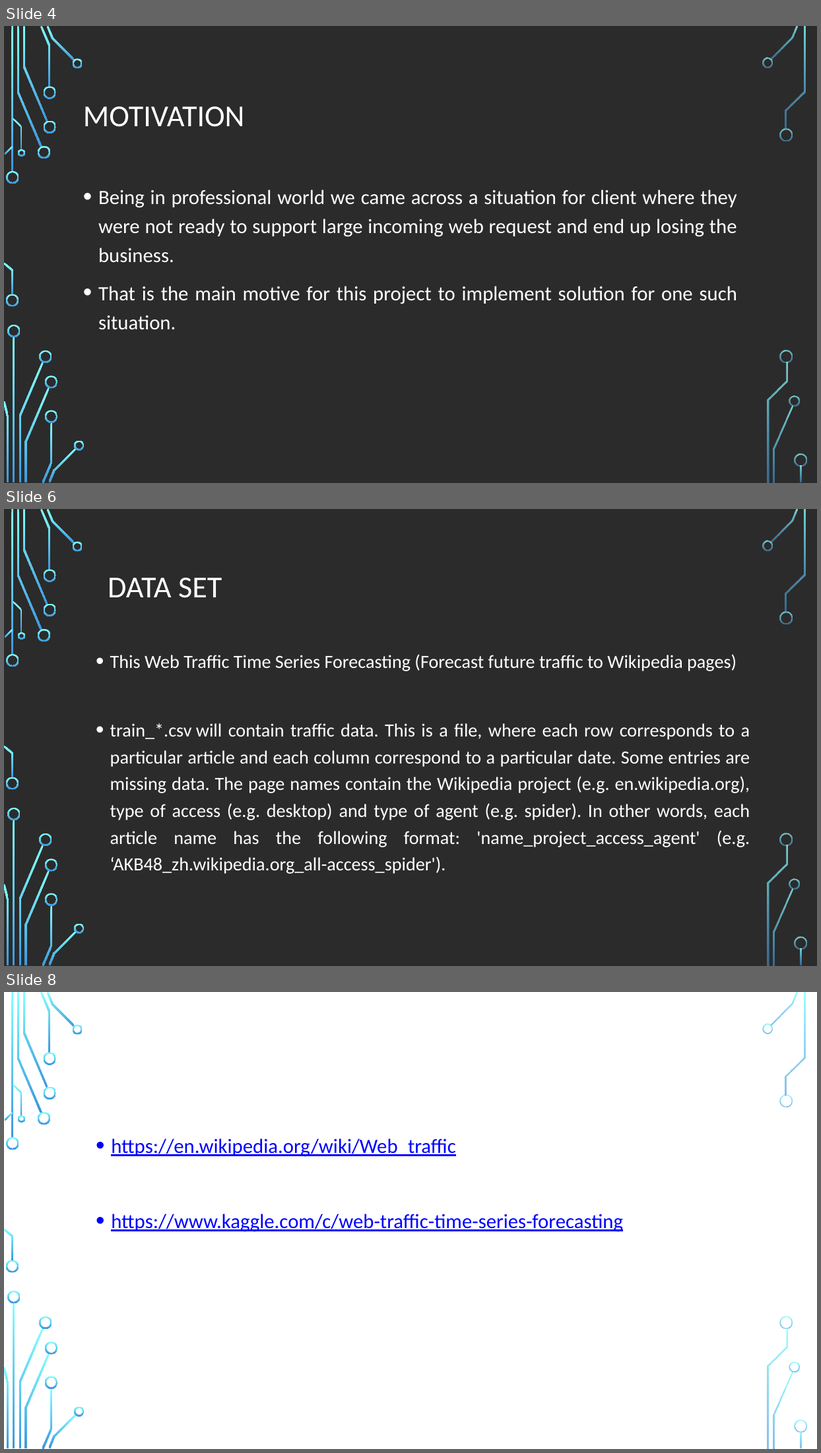
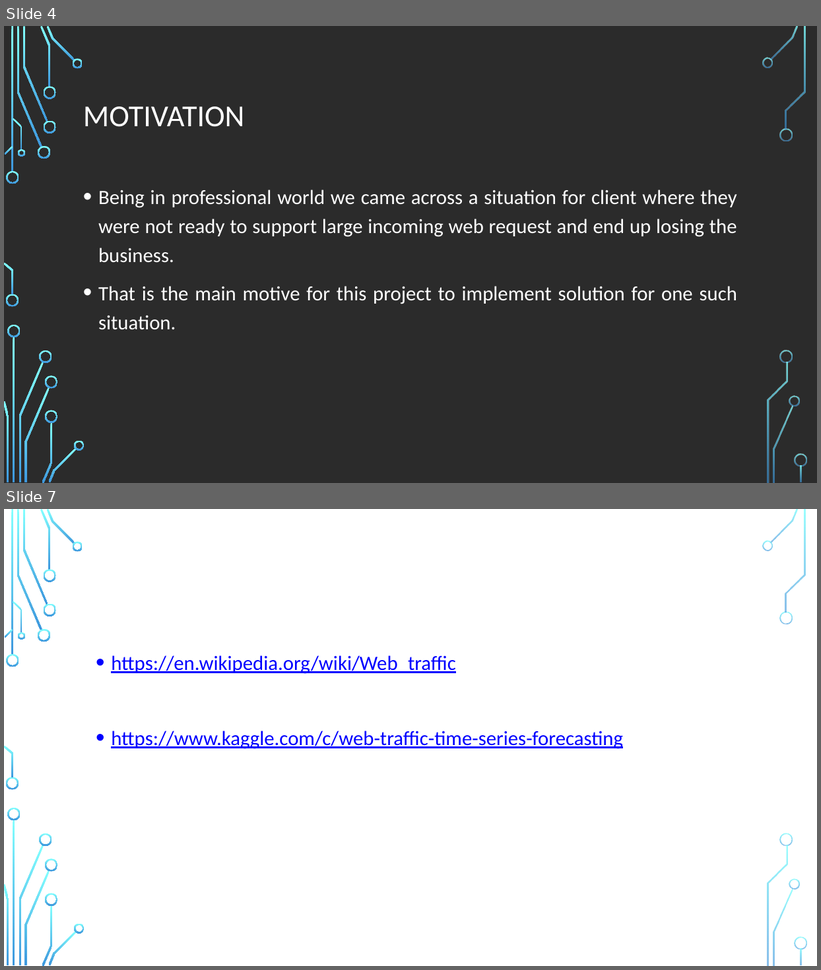
Before and after one commit to SnehaMishra28/Python-DeepLearning_Fall2018, a slide deck: Project/Document/WebTrafficPrediction_PythonDeepLearning.pptx. Shown one above the other, each under a label of ours: slides 4, 6 and 8 before the commit, slides 4 and 7 after it; the slides between them are not shown. The pictures are 821x1453 and 821x970 pixels, drawn with LibreOffice and Linux fonts; fonts in the diff are those of the drawing; background and template pictures are left out; a plain dark background stands for a picture behind light text. Boxes give left, top, right and bottom in pixels: in the first picture for what was removed or moved away, otherwise in the second. Text is boxed around its words. In the diff, an @@ line names an element or a change of style, - is before the commit and + after.

Commit message:
Project proposal

```diff
--- a/Project/Document/WebTrafficPrediction_PythonDeepLearning.pptx
+++ b/Project/Document/WebTrafficPrediction_PythonDeepLearning.pptx
@@ slide 6 removed at bbox=[4, 509, 817, 966], background picture (left out); not listed: 36 template elements that a slide beside it also shows @@
@@ title removed at bbox=[108, 578, 222, 598] @@
-DATA SET
@@ text removed at bbox=[110, 654, 750, 874] @@
-• This Web Traffic Time Series Forecasting (Forecast future traffic to Wikipedia pages)
-• train_*.csv will contain traffic data. This is a file, where each row corresponds to a particular article and each column correspond to a particular date. Some entries are missing data. The page names contain the Wikipedia project (e.g. en.wikipedia.org), type of access (e.g. desktop) and type of agent (e.g. spider). In other words, each article name has the following format: 'name_project_access_agent' (e.g. ‘AKB48_zh.wikipedia.org_all-access_spider').
@@ what was slide 8 is now slide 7 @@
```
Also in this commit, not shown: 2 slides changed, 2 other files.
